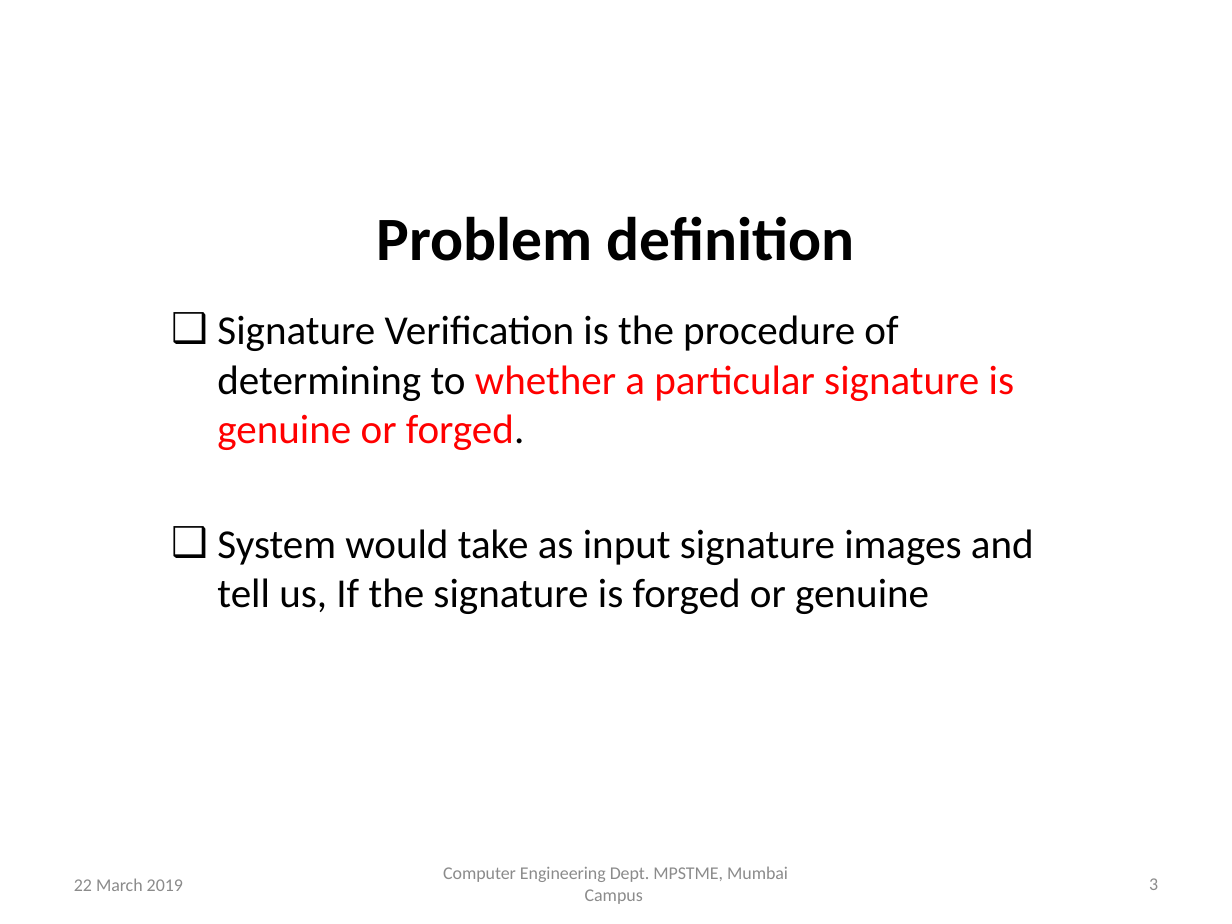
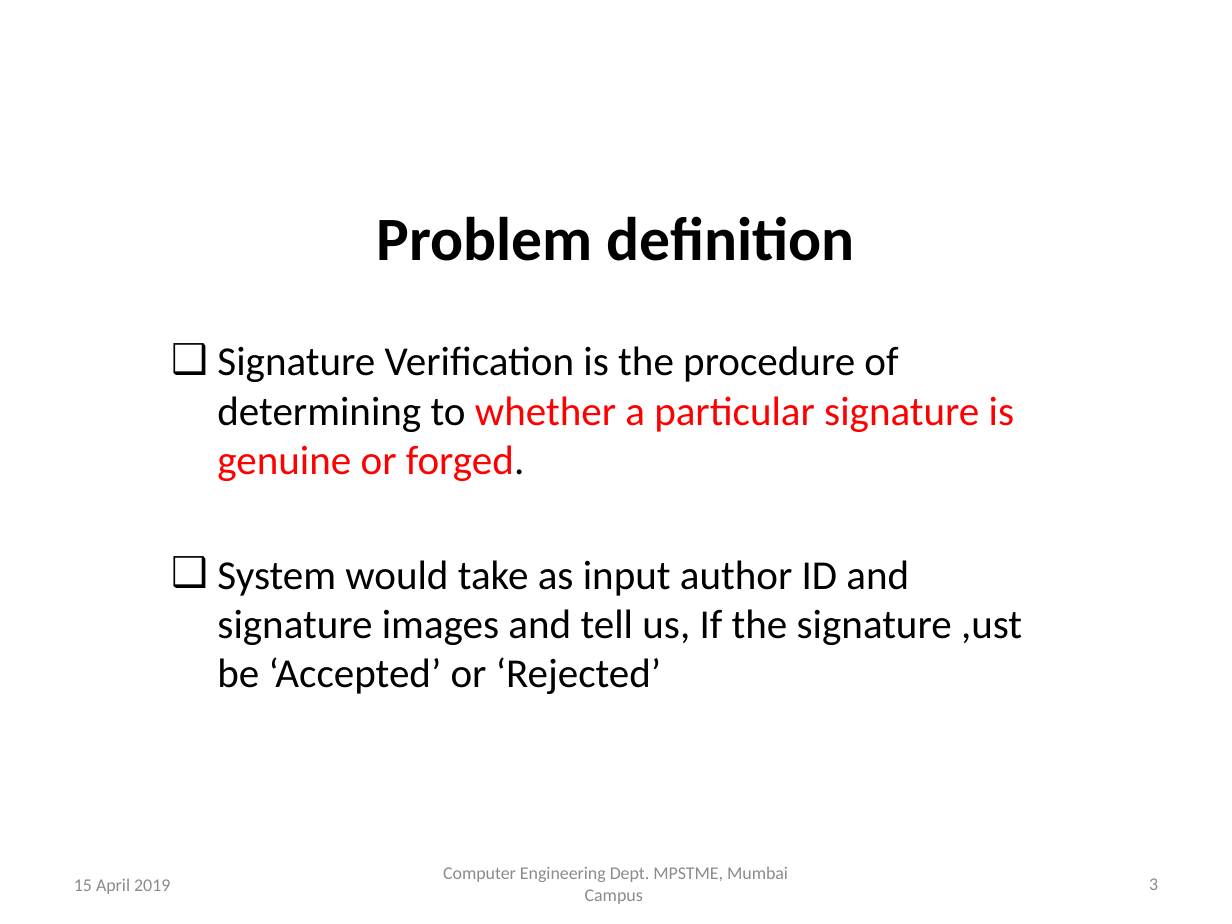
Before and after one commit to TeeeJaey/SignatureVerifier, a slide deck: slide 3 of PPT/B002_ProjectPPT.pptx. Drawn at 1232x924 pixels with LibreOffice and Linux fonts; fonts in the diff are those of the drawing; background and template pictures are left out. Boxes give left, top, right and bottom in pixels: in the first picture for what was removed or moved away, otherwise in the second. Text is boxed around its words. In the diff, an @@ line names an element or a change of style, - is before the commit and + after.

```diff
--- a/PPT/B002_ProjectPPT.pptx
+++ b/PPT/B002_ProjectPPT.pptx
@@ text "Signature Verification is the procedure ...": place and size @@
-text "Signature Verification is the procedure ..." at bbox=[217, 315, 1034, 614]
+text "Signature Verification is the procedure ..." at bbox=[217, 346, 1022, 694]
@@ text at bbox=[217, 560, 1022, 694]: text changed @@
-❑ System would take as input signature images and tell us, If the signature is forged or genuine
+❑ System would take as input author ID and signature images and tell us, If the signature ,ust be ‘Accepted’ or ‘Rejected’
@@ text at bbox=[74, 878, 170, 894]: text changed @@
-22 March 2019
+15 April 2019
```
Also in this commit, not shown: 25 other slides changed, 2 slides added, 4 other files.
